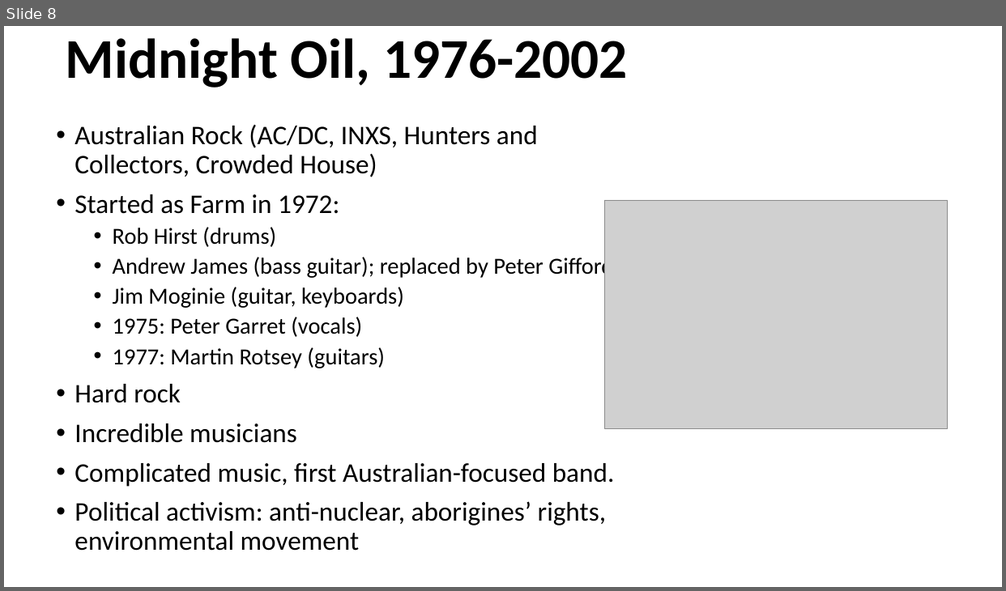
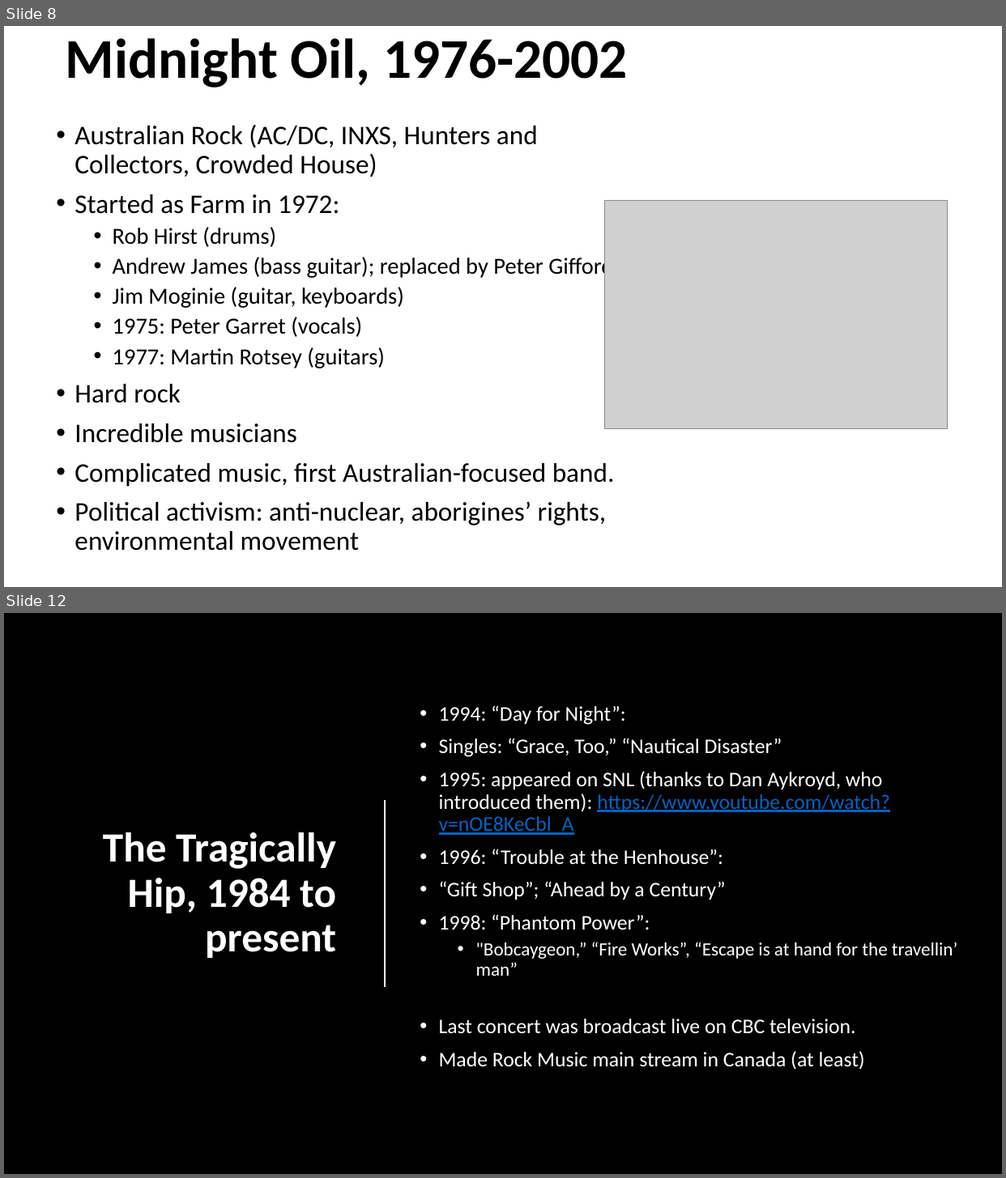
Before and after one commit to mrbaker1917/website, a slide deck: HSTR121/ppts/Rock and Roll outside the West.pptx. Shown one above the other, each under a label of ours: slide 8 before the commit, slides 8 and 12 after it; the slides between them are not shown. The pictures are 1006x591 and 1006x1178 pixels, drawn with LibreOffice and Linux fonts; fonts in the diff are those of the drawing; grey boxes stand for pictures; background and template pictures are left out. Boxes give left, top, right and bottom in pixels: in the first picture for what was removed or moved away, otherwise in the second. Text is boxed around its words. In the diff, an @@ line names an element or a change of style, - is before the commit and + after.

```diff
--- a/HSTR121/ppts/Rock and Roll outside the West.pptx
+++ b/HSTR121/ppts/Rock and Roll outside the West.pptx
@@ slide 12 added at [4,613,1002,1174], background picture (left out) @@
@@ text added at [439,705,957,1070], 20 pt, text #FFFFFF @@
+• 1994: “Day for Night”:
+• Singles: “Grace, Too,” “Nautical Disaster”
+• 1995: appeared on SNL (thanks to Dan Aykroyd, who introduced them): https://www.youtube.com/watch?v=nOE8KeCbl_A
+• 1996: “Trouble at the Henhouse”:
+• “Gift Shop”; “Ahead by a Century”
+• 1998: “Phantom Power”:
+  • "Bobcaygeon,” “Fire Works”, “Escape is at hand for the travellin’ man”
+• Last concert was broadcast live on CBC television.
+• Made Rock Music main stream in Canada (at least)
@@ line added from (385, 800) to (385, 987), #FFFFFF 1.25 pt @@
@@ title added at [103,833,336,958], 40 pt, text #FFFFFF, bold @@
+The Tragically Hip, 1984 to present
```
Also in this commit, not shown: 7 slides changed, 2 other slides added.
